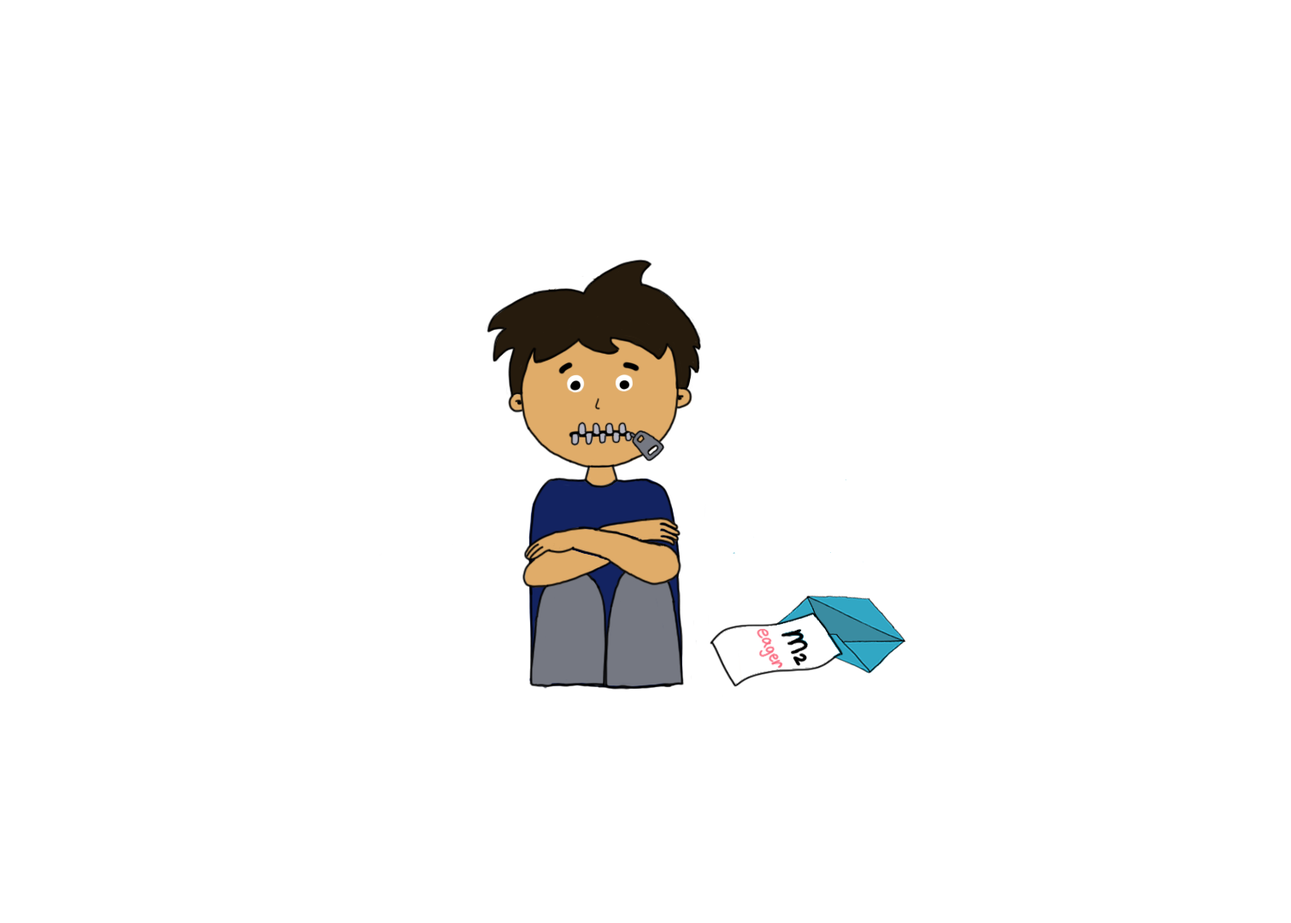
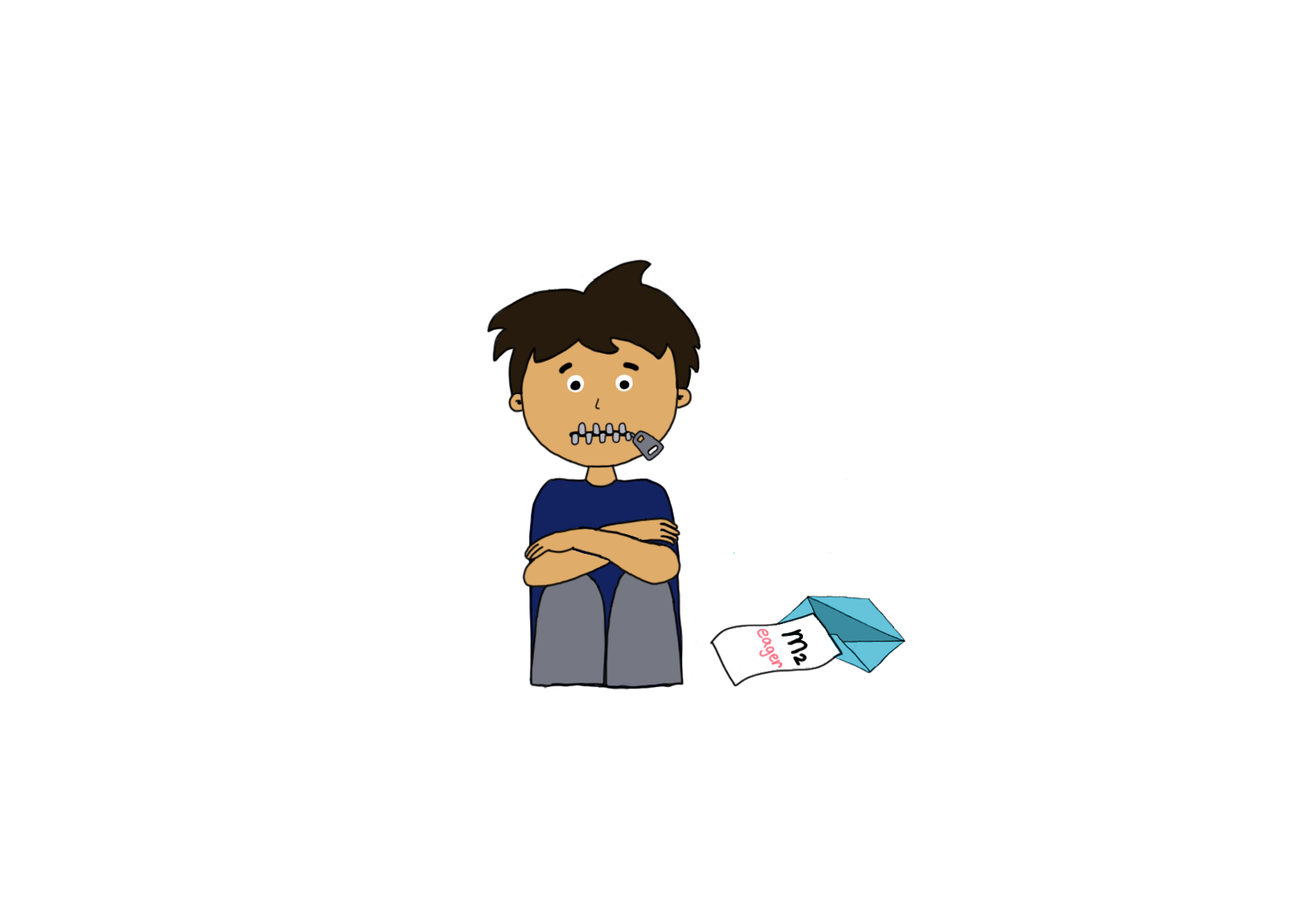
Revision of a layered 1291 x 923 image; what changed, layer by layer:
painted on "Layer 21" over [782, 629, 808, 645]
painted on "image" over [778, 596, 904, 672]
